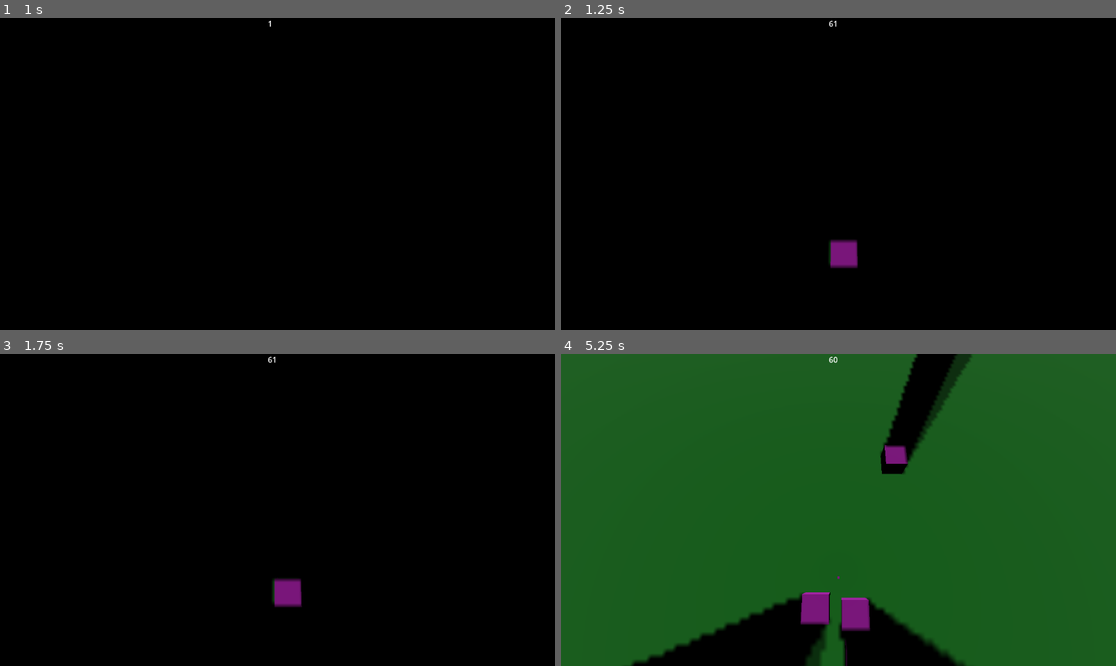
Above: before the commit, frames 1-4 (two rows, left to right).
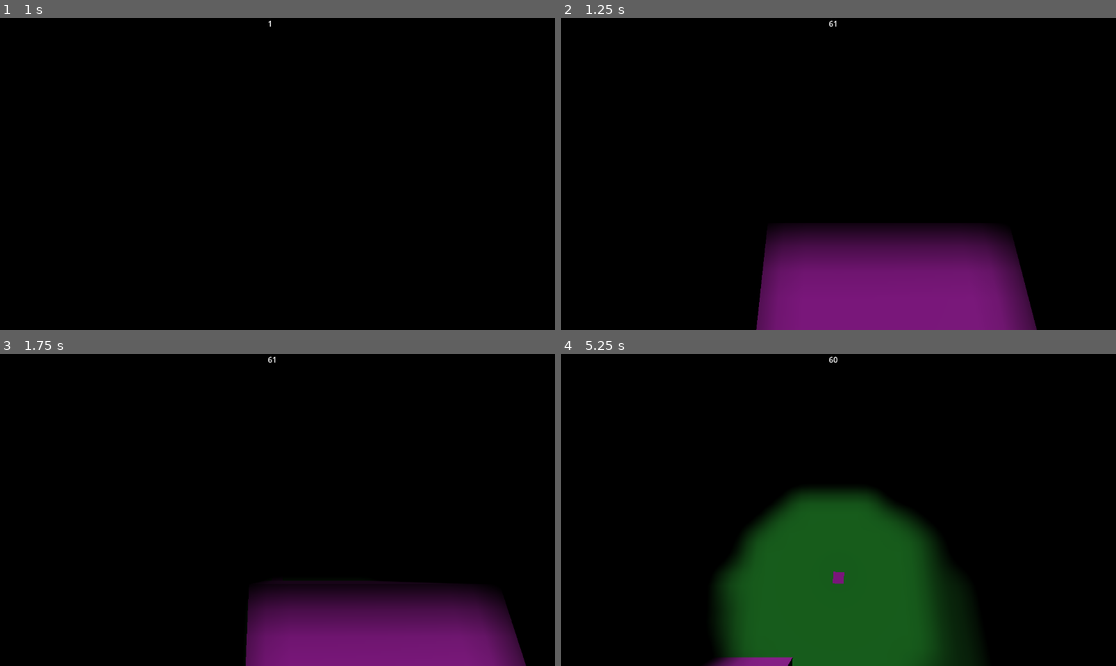
Above: after the commit, the same moments.

Repository: maddeem/Top-Down-Shooter
Game: Godot game, scene res://Scenes/WorldScene.tscn
Two runs of this game, one before a commit and one after it. Both use one fixed random seed, a clock stepped at 60 frames per second and the inputs below.
Inputs (mouse positions are in pixels of both pictures, inside the frame that each line leads up to):
- Up to frame 1 (1 s): tap Enter at 0.5 s; move the mouse to (399, 158) at 0.52 s
- Up to frame 2 (1.25 s): no input
- Up to frame 3 (1.75 s): move the mouse to (166, 525) at 1.27 s
- Up to frame 4 (5.25 s): move the mouse to (894, 441) at 2.02 s; move the mouse to (810, 572) at 2.77 s; move the mouse to (1005, 556) at 3.52 s; move the mouse to (672, 463) at 4.27 s; move the mouse to (866, 510) at 5.02 s

Frame 1 is identical in both runs. In frame 2, 15% of the frame differs, in the area x 35-86%, y 66-100%; in frame 3, 12%; in frame 4, 86%, in the area x 0-100%, y 0-100%.

Commit message:
Added Fog Smoothing

Diff:
--- a/Top Down Shooter/Materials/FogLocal.tres
+++ b/Top Down Shooter/Materials/FogLocal.tres
@@ -5,3 +5,4 @@
 [resource]
 shader = ExtResource("1_ufb0r")
 shader_parameter/count = 0
+shader_parameter/strength = 2
--- a/Top Down Shooter/Materials/Shaders/FogOfWar.gdshader
+++ b/Top Down Shooter/Materials/Shaders/FogOfWar.gdshader
@@ -2,7 +2,6 @@
 uniform int count = 0;
 global uniform sampler2D FogDataLocal;
 global uniform sampler2D FogData;
-global uniform vec2 FogDimensions;
 global uniform vec2 InverseFogDimensions;
 global uniform vec4 FogRevealColor;
 global uniform vec4 FogExploredColor;
@@ -16,12 +15,10 @@
 
 void fragment(){
 	vec4 sample = texture(FogData,UV);
-	vec4 second_pass = texture(FogDataLocal,UV);
-	int bit_sample = color_to_bit(sample.rgb);
-	if ((FogPlayerBit & bit_sample) == FogPlayerBit){ //Is revealed
+	if ((FogPlayerBit & color_to_bit(sample.rgb)) == FogPlayerBit){ //Is revealed
 		COLOR = FogRevealColor;
 	}else{
-		if (second_pass.a < 1.0){
+		if (texture(FogDataLocal,UV).a < 1.0){
 			COLOR = FogExploredColor;
 		}else{
 			COLOR = FogUnexploredColor;
--- a/Top Down Shooter/Materials/Shaders/FogReactiveOverlay.gdshader
+++ b/Top Down Shooter/Materials/Shaders/FogReactiveOverlay.gdshader
@@ -1,10 +1,49 @@
 shader_type spatial;
 render_mode unshaded;
 global uniform sampler2D FogDataLocal;
+global uniform vec2 FogDimensions;
 global uniform vec2 InverseFogDimensions;
+uniform float blurRadius = 1.5;
+
+vec4 blur2(vec2 uv){
+    vec4 result = vec4(0.0);
+    // Horizontal blur pass
+    for (float x = -blurRadius; x <= blurRadius; x++){
+        result += texture(FogDataLocal, uv + vec2(x * InverseFogDimensions.x, 0.0));
+    }
+    result /= (2.0 * blurRadius + 1.0);
+    // Vertical blur pass
+    vec4 finalColor = vec4(0.0);
+    for (float y = -blurRadius; y <= blurRadius; y++){
+        finalColor += texture(FogDataLocal, uv + vec2(0.0, y * InverseFogDimensions.y));
+    }
+    finalColor /= (2.0 * blurRadius + 1.0);
+    return finalColor;
+}
+
+vec4 blur(vec2 uv){
+    vec4 result = vec4(0.0);
+    float totalWeight = 0.0;
+
+    // Calculate the weights for the Gaussian kernel
+    for (float x = -blurRadius; x <= blurRadius; x++){
+        for (float y = -blurRadius; y <= blurRadius; y++){
+            float dist = length(vec2(x, y));
+            float weight = exp(-0.5 * dist * dist);
+            result += texture(FogDataLocal, uv + InverseFogDimensions * vec2(x, y)) * weight * 1.25 ;
+            totalWeight += weight;
+        }
+    }
+
+    // Normalize the result by dividing by the total weight
+    result /= totalWeight;
+
+    return result;
+}
 
 void fragment() {
-	vec4 fog_sample = texture(FogDataLocal,(INV_VIEW_MATRIX  * vec4(VERTEX, 1.0)).xz * InverseFogDimensions - vec2(0.5));
-	ALBEDO = fog_sample.rgb;
-	ALPHA = fog_sample.a;
+	vec2 uv = (INV_VIEW_MATRIX  * vec4(VERTEX, 1.0)).xz * InverseFogDimensions - vec2(0.5);
+	vec4 color = blur(uv);
+	ALBEDO = color.rgb;
+	ALPHA = color.a;
 }
--- a/Top Down Shooter/Materials/Shaders/PlayerFogOfWar.gdshader
+++ b/Top Down Shooter/Materials/Shaders/PlayerFogOfWar.gdshader
@@ -2,6 +2,7 @@
 uniform vec3 visibility_modifiers[2000];
 uniform vec3 visiblity_data[2000];
 uniform int count = 0;
+global uniform sampler2D FogData;
 global uniform sampler2D OcclusionMap ;
 global uniform vec2 FogDimensions;
 global uniform vec2 InverseFogDimensions;
@@ -78,9 +79,5 @@
 
 void fragment(){
 	vec2 uv = UV * FogDimensions;
-	COLOR = get_color(
-		uv,
-		InverseFogDimensions,
-		ivec2(round(uv))
-	);
+	COLOR = get_color(uv,InverseFogDimensions,ivec2(round(uv)));
 }
--- a/Top Down Shooter/Scenes/FogOfWar.tscn
+++ b/Top Down Shooter/Scenes/FogOfWar.tscn
@@ -1,10 +1,14 @@
-[gd_scene load_steps=5 format=3 uid="uid://5ibql1cweuoy"]
+[gd_scene load_steps=6 format=3 uid="uid://5ibql1cweuoy"]
 
 [ext_resource type="Script" path="res://Scripts/FogOfWar.gd" id="2_6jr23"]
 [ext_resource type="Material" uid="uid://7utl4hincax8" path="res://Materials/FogOfWar.tres" id="3_6jf8f"]
-[ext_resource type="Material" uid="uid://dhyuc4oo3h5s7" path="res://Materials/FogLocal.tres" id="3_i18go"]
+[ext_resource type="Shader" path="res://Materials/Shaders/FogOfWar.gdshader" id="3_x6lcb"]
 
 [sub_resource type="PlaceholderTexture2D" id="PlaceholderTexture2D_cyq4p"]
+
+[sub_resource type="ShaderMaterial" id="ShaderMaterial_fbwk1"]
+shader = ExtResource("3_x6lcb")
+shader_parameter/count = 0
 
 [node name="FogOfWar" type="Node"]
 script = ExtResource("2_6jr23")
@@ -38,7 +42,7 @@
 positional_shadow_atlas_quad_3 = 0
 
 [node name="LocalPreviousIteration" type="TextureRect" parent="LocalFog"]
-material = ExtResource("3_i18go")
+material = SubResource("ShaderMaterial_fbwk1")
 offset_right = 512.0
 offset_bottom = 512.0
 texture = SubResource("PlaceholderTexture2D_cyq4p")
--- a/Top Down Shooter/Scenes/WorldScene.tscn
+++ b/Top Down Shooter/Scenes/WorldScene.tscn
@@ -33,7 +33,7 @@
 Fog_Explored_Color = Color(0, 0, 0, 0.501961)
 
 [node name="Camera3D" type="Camera3D" parent="."]
-transform = Transform3D(1, 0, 0, 0, 0.316063, 0.948738, 0, -0.948738, 0.316063, 0, 100, 0)
+transform = Transform3D(1, 0, 0, 0, 0.316063, 0.948738, 0, -0.948738, 0.316063, 0, 20, 0)
 current = true
 
 [node name="FPS Label" type="Label" parent="."]
@@ -88,7 +88,6 @@
 
 [node name="VisibilityModifier" parent="." instance=ExtResource("4_b1s07")]
 transform = Transform3D(0.0348995, 0, 0.999391, 0, 1, 0, -0.999391, 0, 0.0348995, 0, 0, 0)
-Radius = 256
 Owner = 2
 
 [node name="MeshInstance3D" type="MeshInstance3D" parent="VisibilityModifier"]
@@ -101,5 +100,3 @@
 transform = Transform3D(512, 0, 0, 0, 512, 0, 0, 0, 512, 0, 0, 0)
 mesh = SubResource("PlaneMesh_bm4up")
 surface_material_override/0 = SubResource("StandardMaterial3D_cako5")
-
-[node name="CharacterBody3D" type="CharacterBody3D" parent="."]
--- a/Top Down Shooter/Scripts/FogOfWar.gd
+++ b/Top Down Shooter/Scripts/FogOfWar.gd
@@ -121,6 +121,7 @@
 var _initial_image
 var _frame_delay = 2
 var _resetting = false
+var _last_fog_image : Image
 
 #METHODS
 func _ready() -> void:
@@ -135,6 +136,13 @@
 
 func Position_To_Pixel(pos : Vector3) -> Vector2i:
 	return Vector2i(round(pos.x),round(pos.z)) + Dimensions
+
+func IsPointVisibleToBitId(BitId : int, pos : Vector2) -> bool:
+	if not _last_fog_image:
+		return false
+	var adjust_pos = Position_To_Pixel(Vector3(pos.x,0,pos.y))/2
+	var color = _last_fog_image.get_pixelv(adjust_pos)
+	return BitId & Utility.convert_color_to_bit(color) == BitId
 
 func _update_fog() -> void:
 	_viewport.render_target_clear_mode = SubViewport.CLEAR_MODE_ONCE
@@ -190,8 +198,9 @@
 	_material.set_shader_parameter("count",mods.size())
 	#Get
 	if not _resetting:
+		_last_fog_image = _viewport.get_texture().get_image()
 		RenderingServer.global_shader_parameter_set("FogData",
-			ImageTexture.create_from_image(_viewport.get_texture().get_image())
+			ImageTexture.create_from_image(_last_fog_image)
 		)
 		RenderingServer.global_shader_parameter_set("FogDataLocal",
 			ImageTexture.create_from_image(_local_viewport.get_texture().get_image())
@@ -217,5 +226,4 @@
 		if _resetting:
 			var tex = ImageTexture.create_from_image(_viewport.get_texture().get_image())
 			RenderingServer.global_shader_parameter_set("FogData", tex)
-			RenderingServer.global_shader_parameter_set("FogDataLocal", tex)
 			_resetting = false
--- a/Top Down Shooter/Scripts/Utility.gd
+++ b/Top Down Shooter/Scripts/Utility.gd
@@ -6,15 +6,22 @@
 	return lerp(current,target,K)
 
 func convert_bit_to_color(value : int):
+	if Cache.exists("bit_color",value):
+		return Cache.read_from("bit_color",value)
 	var new = Vector3(0,0,0);
 	new.x = ( (value >> 16) & 0xFF) / 255.0;
 	new.y = ( (value >> 8) & 0xFF) / 255.0;
 	new.z = (value & 0xFF) / 255.0;
+	Cache.write_to("bit_color",value,new)
 	return new;
 
 func convert_color_to_bit(color):
+	if Cache.exists("bit_color",color):
+		return Cache.read_from("bit_color",color)
 	var new = Vector3i(0,0,0)
 	new.x = round(color[0] * 255)
 	new.y = round(color[1] * 255)
 	new.z= round(color[2] * 255)
-	return (new.x << 16) | (new.y << 8) | new.z
+	var val = (new.x << 16) | (new.y << 8) | new.z
+	Cache.write_to("bit_color",color,val)
+	return val
--- a/Top Down Shooter/Scripts/VisibilityModifier.gd
+++ b/Top Down Shooter/Scripts/VisibilityModifier.gd
@@ -63,7 +63,8 @@
 	var cam = vp.get_camera_3d()
 	var pos1 = cam.unproject_position(global_position)
 	var pos2 = vp.get_mouse_position()
-	var dir = pos1.direction_to(pos2)
-	dir = Vector3(dir.x,0,dir.y) * 5 * delta
-	position += dir
-	cam.position += dir
+	if pos1.distance_to(pos2) > 10.0:
+		var dir = pos1.direction_to(pos2)
+		dir = Vector3(dir.x,0,dir.y) * 5 * delta
+		position += dir
+		cam.position += dir
